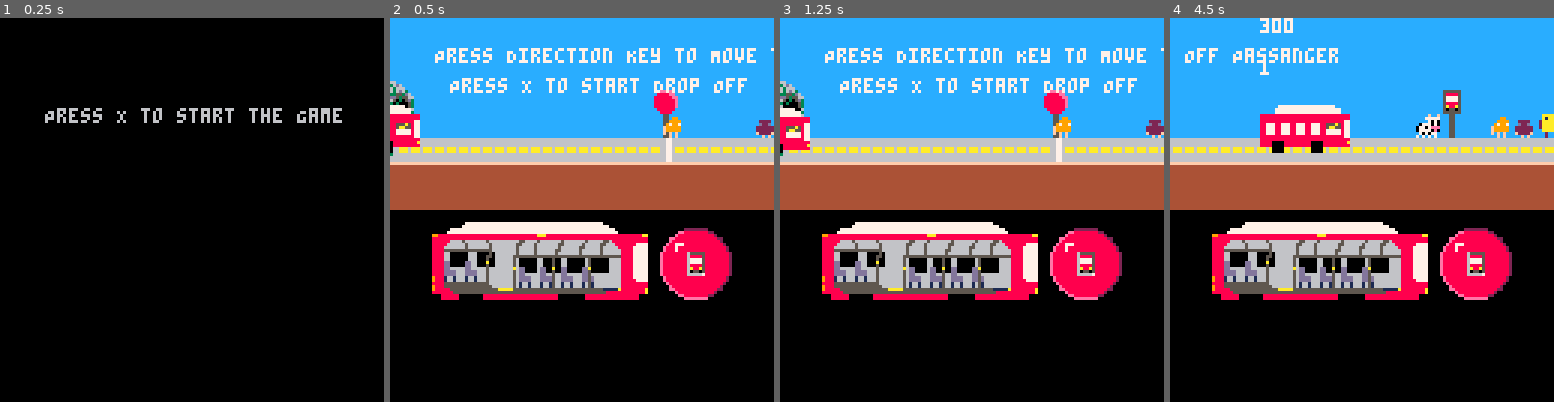
Above: before the commit, frames 1-4 (left to right).
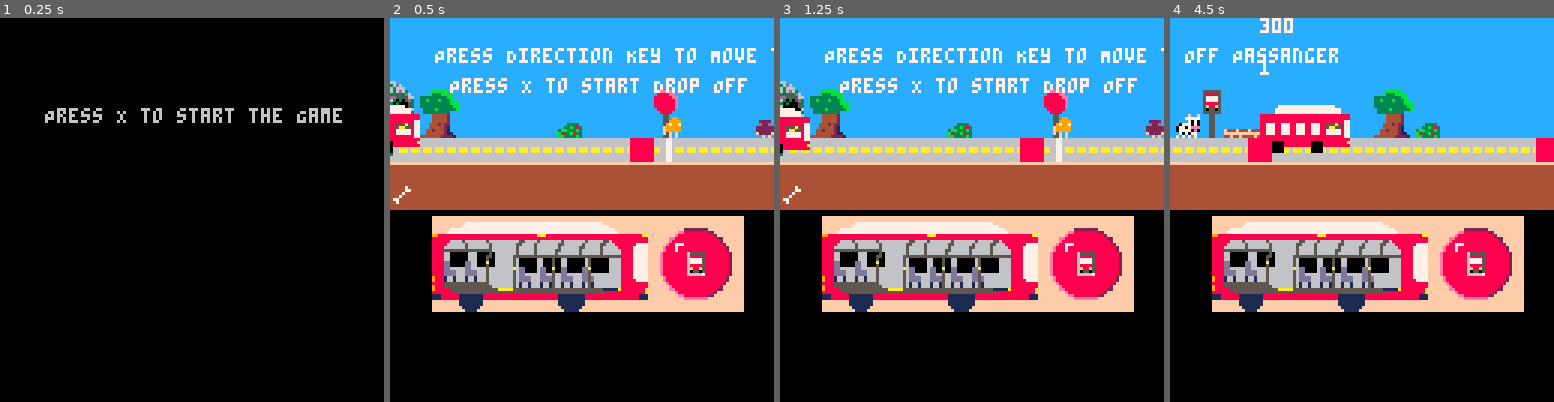
Above: after the commit, the same moments.

Repository: kellyyuweihu/CDM198_Project2
Game: PICO-8 cartridge choo choo.p8
The game is run twice, just before and just after one commit, with the same random seed, the same clock (stepped at 60 frames per second) and the same inputs.
Inputs:
- Up to frame 1 (0.25 s): no input
- Up to frame 2 (0.5 s): tap X (X key) at 0.33 s
- Up to frame 3 (1.25 s): tap X (X key) at 1.07 s
- Up to frame 4 (4.5 s): hold Right 1.6-2.1 s; tap X (X key) at 1.85, 2.97, 4.08 s; hold Up 2.15-2.42 s; hold Right 2.47-3.03 s; hold Left 3.08-3.58 s; hold Right from 4.02 s (still down)

Frame 1 is identical in both runs. In frame 2, 8.4% of the frame differs, in the area x 0-93%, y 18-77%; in frame 3, 8.4%; in frame 4, 10%, in the area x 1-100%, y 18-77%.

Commit message:
updated map added to updated code

Diff:
--- a/choo choo.p8
+++ b/choo choo.p8
@@ -516,68 +516,68 @@
 
 __map__
 0202020202020202020202020202020202020202020202020202028c8d020282830284959602020202020202020202020202020202020202020202020202020202020202020202020202020202020202020202020202020202020202020202020202020202020202020202020202020202020202020202020202020202020282
-02028e02020202020202020202028a8b0202020202020202029e029c9d02919293949581a602028a8b0202020202020202020202028c8d0202020202020202020202020202020202020202020202020202020202020202020202028c8d02020202020202028a8b02020202020202020202020202028c8d020202020202029192
-af0202029f0202020202020202029a9b0202020202020202020202020202a1a2b3b3a58181b4029a9b0202020202020202020202029c9d0202020202028a8b8b020202020202020202028c8d0202020202020202020202028a8b029c9d02020202020202029a9b02020202020202020202020202029c9d0202020202020292a2
+02028e02020202020202020202028a020202020202020202029e029c9d02919293949581a602028a0202e1e1e1e1e1e1e1020202028c8de1e1e1e1e1e102020202e1e1e1e1e1e1e1020202020202020202020202020202020202028c8d02020202020202028a0202020202020202020202020202028c8d02e1e1e1e1e1029192
+af0202029f0202020202020202029a9b0202020202020202020202020202a1a2b3b3a58181b4029a9b0202e1e1e1e1e1e1020202029c9d02e1e1e1e1e18a0202020202e1e1e1e1e102028c8d0202020202020202020202028a02029c9d02020202020202029a9b02020202020202020202020202029c9d020202e1e1e10292a2
 ae020202020202020202020202020202020f02020202020202a8a90202a1a2b3b3b3b5b68181b40202020202290202020202a8a9020202a8a9a8a902029a9b0fa8a902020202020202029c9d02020202020202a8a90202029a9b02020202a8a90202020202020202020202020202020f0202020202020202a8a9020202a1aaab
 bf2a0202020202020202020202020212021f1c1c1c1c1c1c2bb8b902b0b1b3b3b3b3b3a5818181b7020202021f0202020202b8b902022ab8b9b8b9020202021fb8b91c1c1c1c1c2b0202020202020202020212b8b9020202020202020202b8b92a02020202020202020202120202021f1c1c2b2a02020202b8b90212b0b3babb
-be1010101010101010101010101010101010101010101010101010101010101010101010101010101010101010101010101010101010101010101010101010101010101010101010101010101010101010101010101010101010101010101010101010101010101010101010101010101010101010101010101010101010bcbd
+be101010101010101010101010101010101010101010101010101010101010101010e1101010101010101010101010101010101010101010101010101010101010101010101010101010101010101010101010101010101010101010e1101010101010101010101010101010101010101010101010101010101010101010bcbd
 1111111111111111111111111111111111111111111111111111111111111111111111111111111111111111111111111111111111111111111111111111111111111111111111111111111111111111111111111111111111111111111111111111111111111111111111111111111111111111111111111111111111111111
-0101010101010101010101010101010101010101010101010101010101010101010101010101010101010101010101010101010101010101010101010101010101010101010101010101010101010101010101010101010101010101010101010101010101010101010101010101010101010101010101010101010101010101
+0101010101010101010101010101010101010101010101010101010101010101010101013901010101010101010101010101010101010101010101010101010101010101010101010101010101010101010101010101010101013901010101010101010101010101010101010101010101010101010101010101010101010101
 0202020202020202020202020202020202020202020202020202020202020202020202020202020202020202020202020202020202020202020202020202020202020202020202020202020202020202020202020202020202020202020202020202020202020202020202020202020202020202020202020202020202020202
 0202020202020202020202020202020202020202020202020202020202020202020202020202020202020202020202020202020202020202020202020202020202020202828302850202020202020202020202020202020202020202020202020202020202020202020202020202020202020202020202020202020202028283
 af020202020202020202020202020202020202020202020202020202020202020202020202020202020202020202020202020202020202020202020202020202020202919293949596020202020202a8a90202020202020202020202020202020202020202020202020202020202020202020202020202020202020202029293
-ae020202020202020202020e0202020202020202020287020202870287020202020202020202020202020202020f0202020202020202020202020202020202020202a0a1a2b3b3a5a6a70202020287b8b90202020202a8a902a8a90202a8a902020202a8a90202a8a9a8a9a8a90202020202a8a9020202020202020202a1aaab
-bf020202020202020202021f020202020202020c86a3a3a3a3a3a3a3a3972a02020202020202020202020202871f0205060708090a0b020202020202020202020202b0b1b3b3b3b5b6b7020286a3a3a3a39702020202b8b902b2b90202b8b90202b8b9b8b90202b8b9b8b9b8b90202020202b8b90202020202020202b0b3babb
-be1010101010101010101014101010101010101010101010101010101010101010101010101010101010101010101010101010101010101010101010101010101010101010101010101010101010101010101010101010101010101010101010101010101010101010101010101010101010101010101010101010101010bcbd
+aea8a902020202020202020e02020202020202020202870202028702870202020202020f020202020202a8a90202020202020e02020202020202020202020f020202a0a1a2b3b3a5a6a70202020287b8b9020f020202a8a902a8a90202a8a9020ea8a9a8a90202a8a9a8a9a8a90f02020202a8a90202020202020e0202a1aaab
+bfb8b902020202120202021f020202020212020c86a3a3a3a3a3a3a3a3972a028b02871f1c1c1c2b0202b8b91202020202021f020202020202020202022a1f1c2b02b0b1b3b3b3b5b6b7020286a3a3a3a3971f1c2b02b8b902b2b9028bb8b9021fb2b9b8b90202b8b9b2b9b8b91f1c1c1c2bb8b90202020202021f02b0b3babb
+be101010101010101010e11410101010101010101010101010101010101010101010101010e11010101010101010101010e114101010101010101010101010101010101010e110101010101010101010101010101010101010101010101010e1141010101010101010e1101010101010101010101010101010e114101010bcbd
 1111111111111111111111111111111111111111111111111111111111111111111111111111111111111111111111111111111111111111111111111111111111111111111111111111111111111111111111111111111111111111111111111111111111111111111111111111111111111111111111111111111111111111
-0101010101010101010101010101010101010101010101010101010101010101010101010101010101010101010101010101010101010101010101010101010101010101010101010101010101010101010101010101010101010101010101010101010101010101010101010101010101010101010101010101010101010101
-020202020202020202020202020202020202020202020202020202020202020202020202020202020202020202020202020202020202020202020202020202e4e4020202020202020202020202020202020202020202020202020202020202020202020202020202020202020202020202020202020202020202028283028502
-0202020202020202020202020202020202020202020202020202020202020202020202020202020202020202020202020202020202020202020202020202c5d5d5c6020202f402020202020202020202020202020202020202020202020202020202020202020202020202020202020202020202020202020202919293949596
-af02020202020202020202020202020202020202020202020202020202020202020202020202020202020202020202020202020202020202020202020202e5d5f4d60202020202f402020202020202020202020202020202020202020202020202020202020202020202020202020202020202c7c7c802020202a1a2b3b3a5f3
-ae020202020202020202020202020202021e0202020202020202020202020202020202020202020202020202020202020202020202020202020202a8a902e5d5d5e6020f0202020202020202020202020202020202020202020202020202020202020202020202020202020202020202020202e7d7f4e80fa0a1a2b3b3b3a4ab
-bf020202020202020202020202020202021f0202020202020202020202020202020202020202020202020202020202020202020202020202020202b8b902f5d4d5f6021f0202d40202020202020202020202020202020202020202020202020202020202020202020202020202020202020202f7d4d7f81fb0b1b3b3b3b3babb
-be1010101010101010101010101010101410101010101010101010101010101010101010101010101010101010101010101010101010101010101010101010101010101010101010101010101010101010101010101010101010101010101010101010101010101010101010101010101010101010101010101010101010bcbd
+3901010101010101010101010101010101010101010101010101010101010101010101010101010101010101010101010101010101010101010139010101010101010101010101010101010101010101010101010101010101010101010101010101010101010101010101010101010101010101010101010101010101013901
+020202020202020202020202020202020202020202020202020202020202020202020202020202020202020202020202020202020202020202020202020202e4e402020202020202020202020202020202020202020202e2e2020202020202020202020202e5f4d5d5d602020202020202020202020202020202028283028502
+0202020202020202020202020202020202020202020202020202020202020202020202020202020202020202020202020202020202020202020202020202c5d5d5c6020202f40202020202020202020202e302020202c9d9d9ea0202020202020202020202f5d5d5f4e602020202020202020202020202020202919293949596
+af02020202020202020202020202020202020202020202020202020202020202020202020202020202020202020202020202020202020202020202020202e5d5f4d60202020202f40202020202020202c7d7c8020202e9f4d9da0202020202020202020202e5f4d5d5f6020202020202020202c7c7c802020202a1a2b3b3a5f3
+ae0202020f0202020202020202020202021e020202020202020202020202020e020202020202020f02020202020202020202021e02020202020202a8a902e5d5d5e6022902020202020f020202020ef2f4d7d8020202f9d9f4ea020f02020202020e02a8a9e5d5d5f4c6a8a902020f02020202e7d7f4e802a0a1a2b3b3b3a4ab
+bf0202021f1c1c1c2b02020202020202021f020202020202020202020202021f020202020202021f1c1c1c1c2b0202020202021f02020212020202b2b92af5d4d5f6021f0202d402021f1c1c2b021f02f7d4e8020202e9d4d9fa2a1f1c1c1c2b021f12b2b9f5d5d4d5d6b8b902021f1c1c2b2af7d4d7f802b0b1b3b3b3b3babb
+be1010101010e11010101010101010e11410101010101010101010101010e1141010101010101010101010101010101010e11410101010101010101010101010101010101010101010e1101010e1141010101010101010101010101010101010e11410101010101010101010101010e11010101010101010101010100310bcbd
 1111111111111111111111111111111111111111111111111111111111111111111111111111111111111111111111111111111111111111111111111111111111111111111111111111111111111111111111111111111111111111111111111111111111111111111111111111111111111111111111111111111111111111
-0101010101010101010101010101010101010101010101010101010101010101010101010101010101010101010101010101010101010101010101010101010101010101010101010101010101010101010101010101010101010101010101010101010101010101010101010101010101010101010101010101010101010101
+0101010101010101010101010101010101010101010101010101013901010101010101010101010101010101010101010101010101010101010101010101010101010139010101010101010101010101010101010101010101010101010101010101010101010101010139010101010101010101010101010101010101010101
 0202020202020202020202020202020202020202020202020202020202020202020202020202020202020202020202020202020202020202020202020202020202020202020202020202020202020202020202020202020202020202020202020000000000000000000000000000000000000000000000000000000000000000
-02020202020202020202020202020202020202020202020202020202020202020202020202020202020202020202020202020202020202020202020202020202020202020202020202020202020202020202020202020202020202020202028200000000000000c0c1c1c1c40000000000000000000000000000000000000000
-af02020202020202020202020202020202020202020202020202020202020202020202020202020202020202020202020202020202020202020202020202020202020202020202020202020202020202020202020202020202020202028283a1000000000000c3c2c2c2c2c2d300000000000000000000000000000000000000
-ae0202020202020202020202020202020202020202020202020202020202020202020202020202020202020202020202020202020202020202020202020202020202020202020202020202020202020202020202020202020202020202a1aaab000000000000c3c2c2c2c2c2d300000000000000000000000000000000000000
-bf02020202020202020202020202020202020202020202020202020202020202020202020202020202020202020202020202020202020202020202020202020202020202020202020202020202020202020202020202020202020202b0b3babb00000000000000d0d2d2d2d100000000000000404142434445464748494a4b4c
-be101010101010101010101010101010101010101010101010101010101010101010101010101010101010101010101010101010101010101010101010101010101010101010101010101010101010101010101010101010101010101010bcbd000000000000e0000000000000000000000000505152535455565758595a5b5c
+0202020202020202020202020202020202020202020202020202020202020202020202020202020202020202020202020202020202020202020202020202e202020202020202020202020202020202020202020202020202020202020202028200000000000000c0c1c1c1c40000000000000000000000000000000000000000
+af020202020202020202020202020202020202020202020202020202020202020202020202020202020202020202020202020202020202020202020202c9d9ca0202020202020202a8a9020202020202020202020202020202020202028283a1000000000000c3c2c2c2c2c2d300000000000000000000000000000000000000
+ae02020202020202020202040202020202020f02020202020202020202020202020202020202020202021e02020202020202020f020202020202020202e9d9f4ea020e022a028702b8b9870287020202020f0202020202020204020202a1aaab000000000000c3c2c2c2c2c2d300000000000000000000000000000000000000
+bf020202020202020202121f0202020202021f1c1c1c2b020202020202020202020202020202020202021f02020202020202021f1c1c1c1c2b02020212f9d4d9fa021f86a3a3a3a3a3a3a3a3a3972a02021f1c1c1c2b0212021f0202b0b3babb00000000000000d0d2d2d2d100000000000000404142434445464748494a4b4c
+be101010101010101010e114381010101010101010101010101010101010101010e1031010101010e1141010101010101010101010101010101010101010101010e114101010101010101010101010101010101010101010e11038101010bcbd000000000000e0000000000000000000000000505152535455565758595a5b5c
 11111111111111111111111111111111111111111111111111111111111111111111111111111111111111111111111111111111111111111111111111111111111111111111111111111111111111111111111111111111111111111111111100000000000000000000000000000000000000606162636465666768696a6b6c
-01010101010101010101010101010101010101010101010101010101010101010101010101010101010101010101010101010101010101010101010101010101010101010101010101010101010101010101010101010101010101010101010100000000000000000000000000000000000000707172737475767778797a7b7c
-…(34 lines of a section not shown)…
+01010101010101010101010101390101010101010101010101010101010101010101010101010101010101010101390101010101010101010101010101010101010101010101010101010101010101010101010101010101390101010101010100000000000000000000000000000000000000707172737475767778797a7b7c
+…(34 lines of a section not shown)…
Not shown, changed: 78 lines of the sprite sheet (__gfx__) section of choo choo.p8
